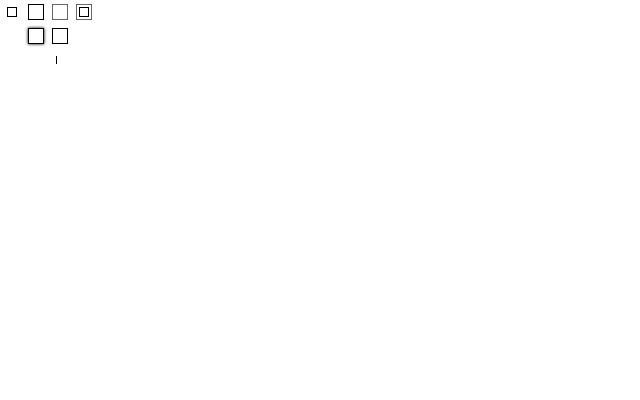
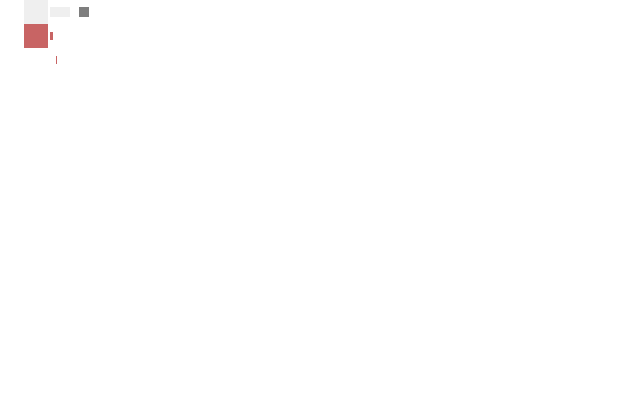
The second 640×400 image is a revision of the first. Changes to its layers:
showed "flat", painted on it over (7, 0, 92, 64)
hid "simple" over (7, 0, 92, 64)
